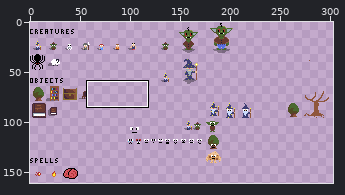
A pixel-art file gets an edit: source_data/aseprite/Test/Test_Sheet_Alex.aseprite. Above, an overview of the earlier version with the close-up marked.
Close-up. Before:
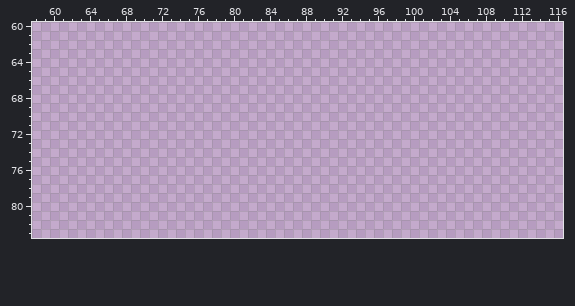
500x500 pixels, 1 frame. Shown: x 58..116, y 60..83. The wide view leaves out empty margins.
After:
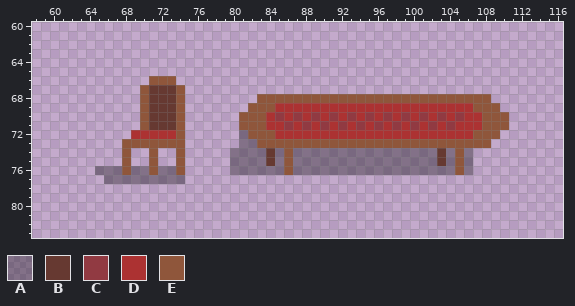
Palette (. is transparent): A #00000055  B #663931  C #913a42  D #ac3232  E #8f563b
Changes in this commit:
y 66: x 71..73 ... -> EEE
y 67: x 70..74 ..... -> EBBBE
y 68: x 70..74 ..... -> EBBBE; x 83..108 .......................... -> EEEEEEEEEEEEEEEEEEEEEEEEEE
y 69: x 70..74 ..... -> EBBBE; x 82..109 ............................ -> EEEDDDDDDDDDDDDDDDDDDDDDDEEE
y 70: x 70..74 ..... -> EBBBE; x 81..110 .............................. -> EEEDCDCDCDCDCDCDCDCDCDCDCDDEEE
y 71: x 70..74 ..... -> EBBBE; x 81..110 .............................. -> EEEDDCDCDCDCDCDCDCDCDCDCDDDEEE
y 72: x 69..74 ...... -> DDDDDE; x 81..109 ............................. -> AEEEDDDDDDDDDDDDDDDDDDDDDDEEE
y 73: x 68..74 ....... -> EEEEEEE; x 81..108 ............................ -> AAEEEEEEEEEEEEEEEEEEEEEEEEEE
y 74..75: x 68 . -> E; x 71 . -> E; x 74 . -> E; x 80..106 ........................... -> AAAABAEAAAAAAAAAAAAAAAABAEA
y 76: x 65..74 .......... -> AAAEAAEAAE; x 80..106 ........................... -> AAAAAAEAAAAAAAAAAAAAAAAAAEA
y 77: x 66..74 ......... -> AAAAAAAAA
Pixel boxes of the changes (left, top, right, bottom) in both close-ups:
added: (95, 76, 185, 184)
added: (230, 94, 509, 175)
